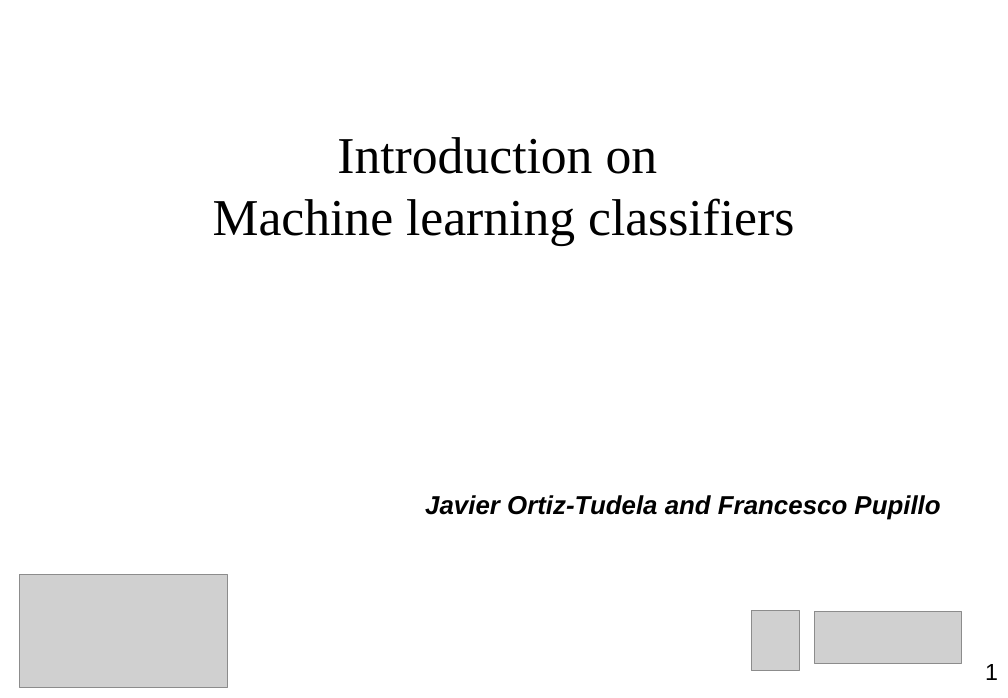
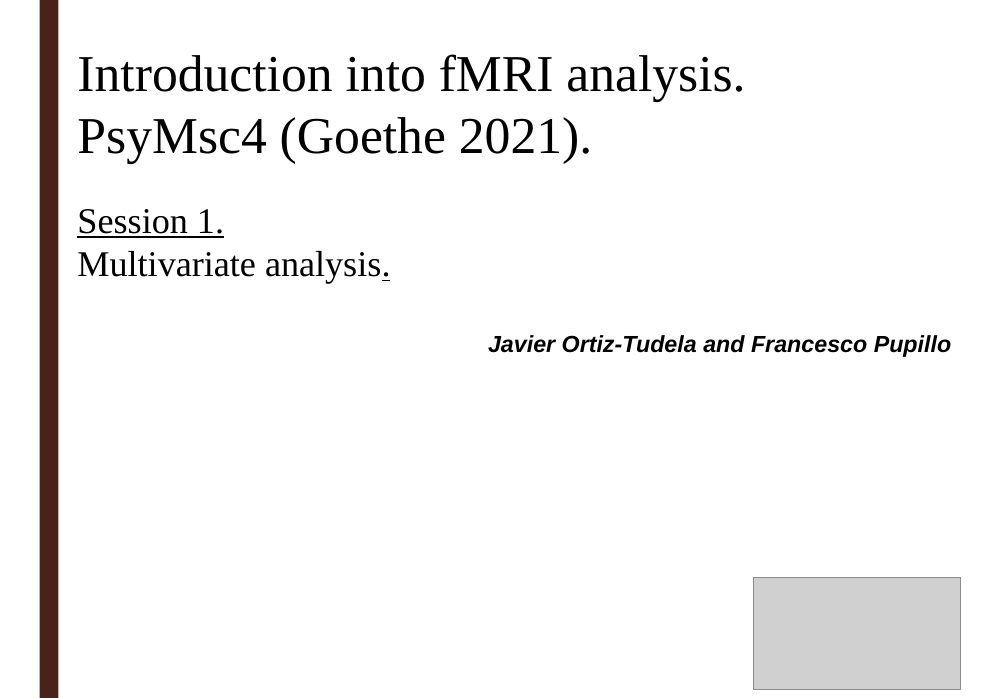
Before and after one commit to ortiztud/fmri_analysis_intro, a slide deck: slide 1 of slides/slides_session-5.pptx. Drawn at 1008x698 pixels with LibreOffice and Linux fonts; fonts in the diff are those of the drawing; grey boxes stand for pictures; background and template pictures are left out. Boxes give left, top, right and bottom in pixels: in the first picture for what was removed or moved away, otherwise in the second. Text is boxed around its words. In the diff, an @@ line names an element or a change of style, - is before the commit and + after.

Commit message:
update slides session 5

```diff
--- a/slides/slides_session-5.pptx
+++ b/slides/slides_session-5.pptx
@@ rectangle added at bbox=[39, 0, 58, 698], fill #4A2318 @@
@@ text added at bbox=[77, 54, 745, 163], 40 pt, text #000000 @@
+Introduction into fMRI analysis. PsyMsc4 (Goethe 2021).
@@ text removed at bbox=[213, 137, 794, 245] @@
-Introduction on
-Machine learning classifiers
@@ text added at bbox=[77, 209, 391, 283], 28 pt, text #000000 @@
+Session 1.
+Multivariate analysis.
@@ text "Javier Ortiz-Tudela and Francesco Pupillo": place and size @@
-text "Javier Ortiz-Tudela and Francesco Pupillo" at bbox=[425, 495, 940, 520]
+text "Javier Ortiz-Tudela and Francesco Pupillo" at bbox=[488, 335, 951, 357]
@@ text "Javier Ortiz-Tudela and Francesco Pupillo" at bbox=[488, 335, 951, 357]: size 20 to 18 pt @@
@@ picture: place and size @@
-picture at bbox=[20, 574, 227, 687]
+picture at bbox=[754, 577, 961, 690]
@@ picture removed at bbox=[751, 611, 800, 671] @@
@@ picture removed at bbox=[814, 612, 961, 664] @@
@@ page number removed at bbox=[985, 664, 998, 680] @@
-1
```
Also in this commit, not shown: 19 other slides changed, 15 slides added, 7 slides removed, 1 other file.
